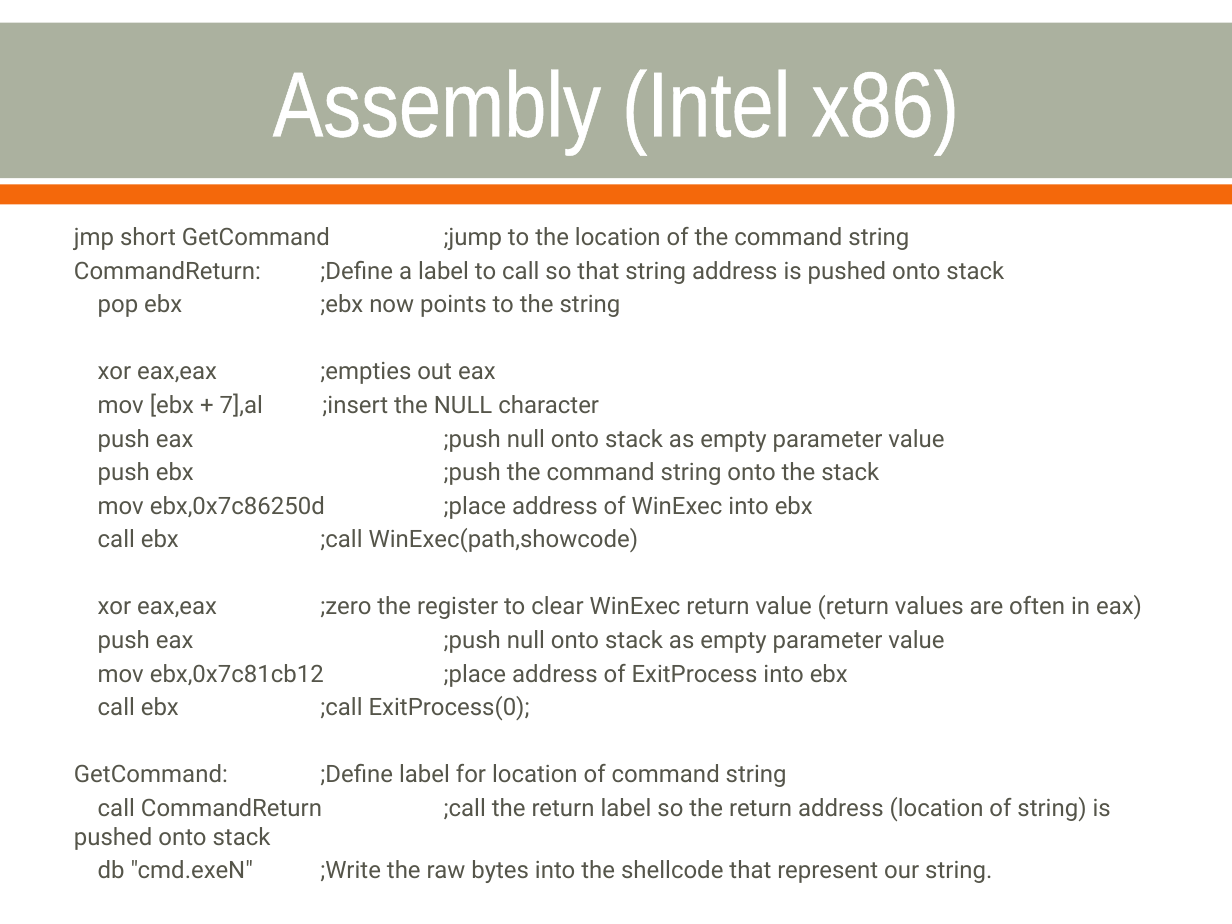
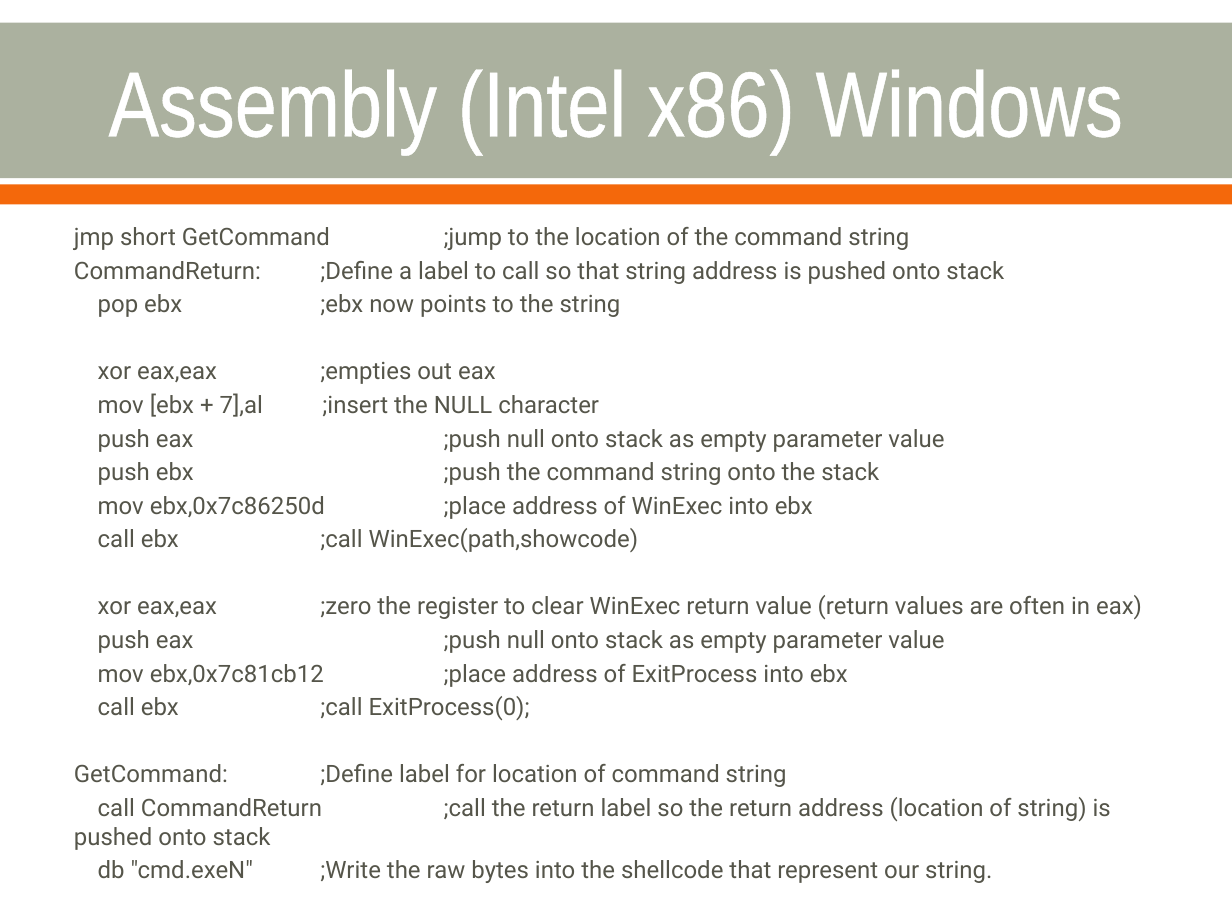
Before and after one commit to cornwe19/cse825, a slide deck: slide 39 of Buffer Overflow Attacks.pptx (slide 37 before the commit). Drawn at 1232x924 pixels with LibreOffice and Linux fonts; fonts in the diff are those of the drawing. Boxes give left, top, right and bottom in pixels: in the first picture for what was removed or moved away, otherwise in the second. Text is boxed around its words. In the diff, an @@ line names an element or a change of style, - is before the commit and + after.

```diff
--- a/Buffer Overflow Attacks.pptx
+++ b/Buffer Overflow Attacks.pptx
@@ title at (109, 69, 1123, 153): text changed @@
-Assembly (Intel x86)
+Assembly (Intel x86) Windows
```
Also in this commit, not shown: 1 other slide changed, 3 slides added.
